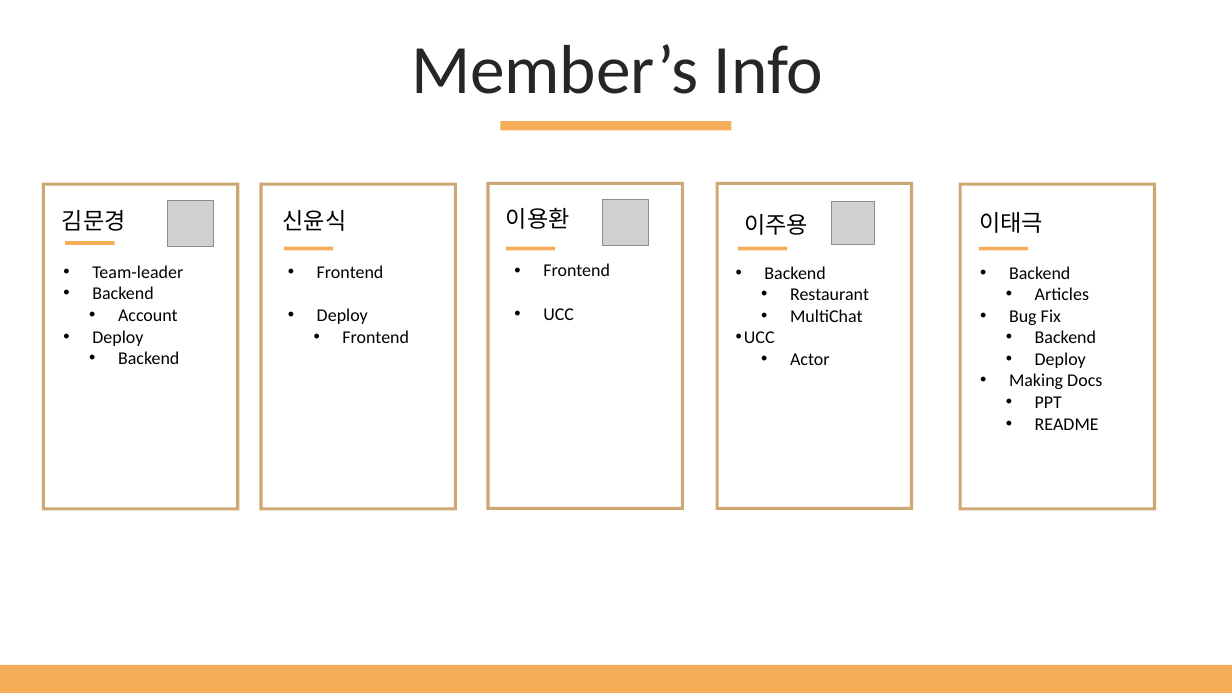
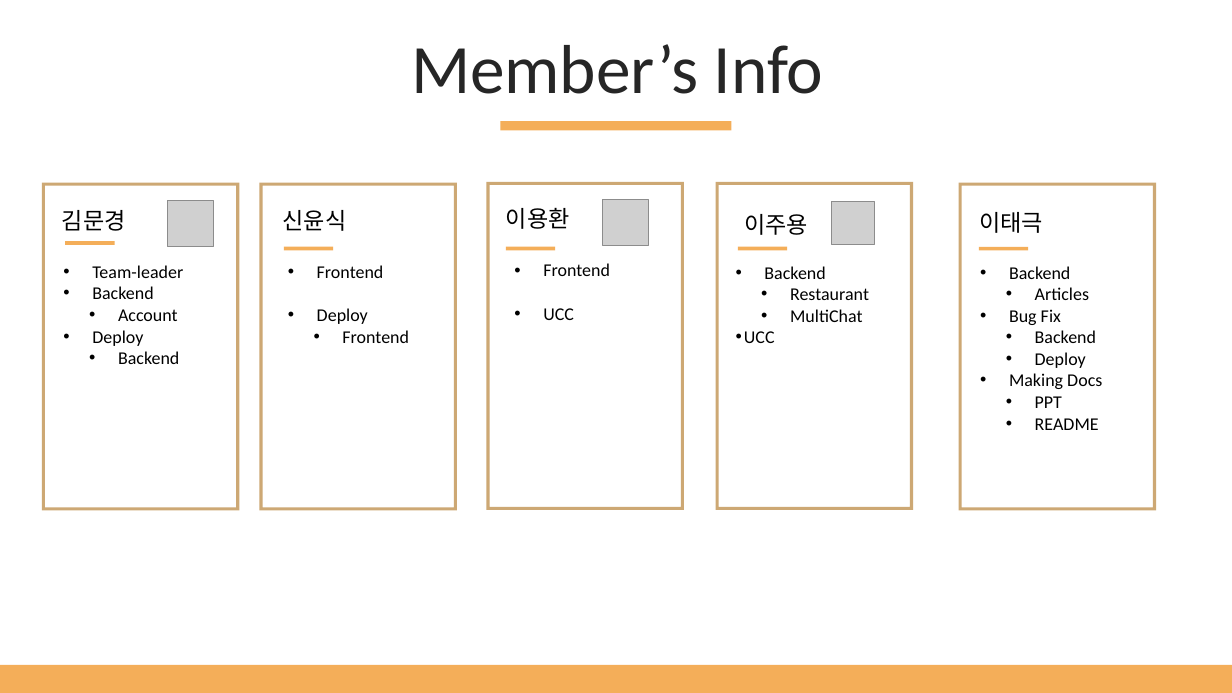
Before and after one commit to uRo3YA/Bobfull, a slide deck: slide 5 of 초안.pptx. Drawn at 1232x693 pixels with LibreOffice and Linux fonts; fonts in the diff are those of the drawing; grey boxes stand for pictures. Boxes give left, top, right and bottom in pixels: in the first picture for what was removed or moved away, otherwise in the second. Text is boxed around its words. In the diff, an @@ line names an element or a change of style, - is before the commit and + after.

```diff
--- a/초안.pptx
+++ b/초안.pptx
@@ text at bbox=[790, 353, 830, 365]: paragraph removed @@
-  • Actor
```
Also in this commit, not shown: 7 other files.
